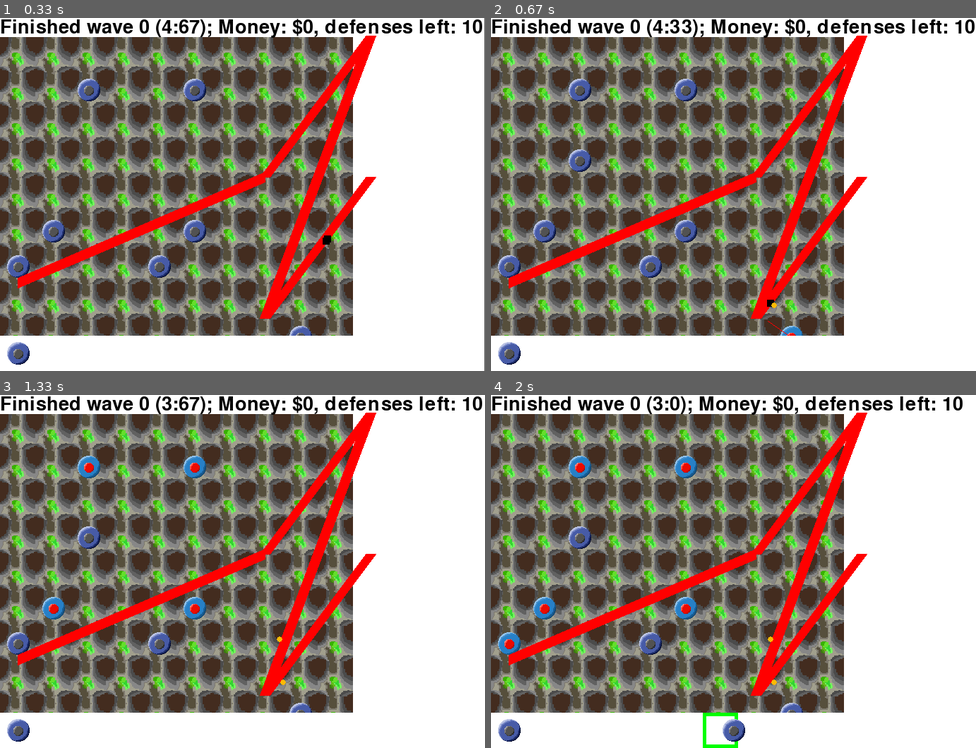
Above: before the commit, frames 1-4 (two rows, left to right).
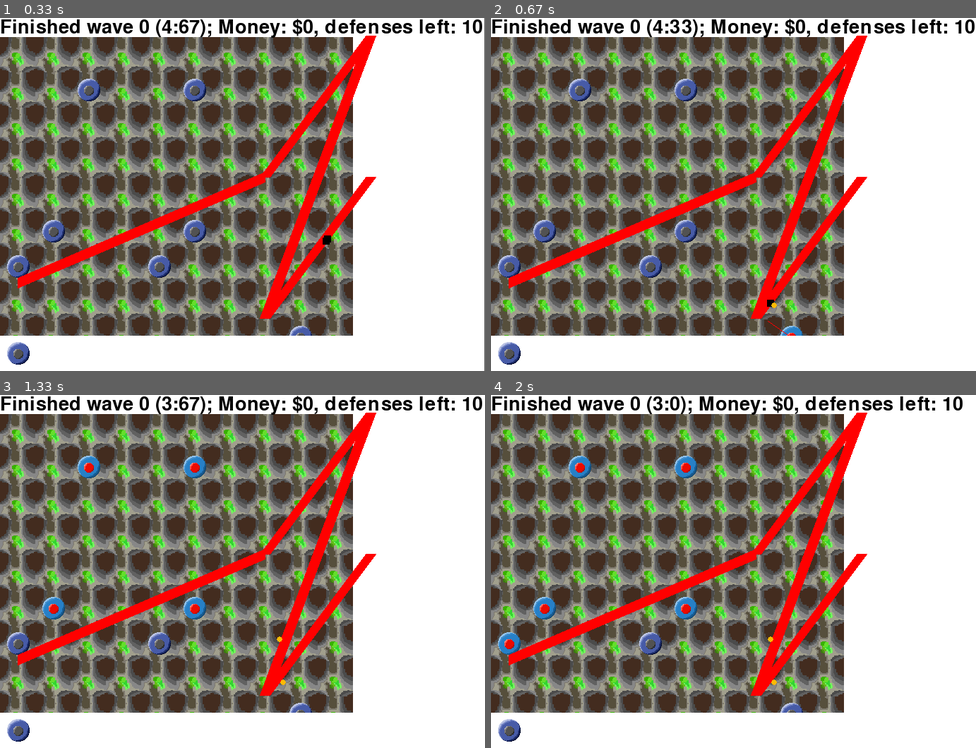
Above: after the commit, the same moments.

Repository: sillypantscoder/pygametowerdefense
Game: pygame game, started from main.py
The game is run twice, just before and just after one commit, with the same random seed, the same clock (stepped at 60 frames per second) and the same inputs.
Inputs (mouse positions are in pixels of both pictures, inside the frame that each line leads up to):
- Up to frame 1 (0.33 s): no input
- Up to frame 2 (0.67 s): press the mouse at (733, 353) at 0.37 s; move the mouse to (655, 247) at 0.47 s; release the mouse at (583, 141) at 0.6 s
- Up to frame 3 (1.33 s): no input
- Up to frame 4 (2 s): click (733, 730) at 1.72 s

Frame 1 is identical in both runs. In frame 2, 0.2% of the frame differs, in the area x 16-21%, y 37-44%; in frame 3, 0.2%; in frame 4, 0.7%, in the area x 16-53%, y 37-100%.

Commit message:
Fixed dragging

Diff:
--- a/main.py
+++ b/main.py
@@ -99,8 +99,10 @@
 		return r
 	def initcustom(self):
 		self.ticks = 255
+		self.totalticks = 250
 	def tickcustom(self):
-		if self.ticks < 255:
+		self.totalticks -= 1
+		if self.ticks < 255 or self.totalticks <= 0:
 			self.ticks -= 4
 		elif dist(pygame.mouse.get_pos(), cellnos_to_pixels(*self.pos)) < 3:
 			self.ticks = 254
@@ -125,14 +127,16 @@
 	"tower_active": pygame.transform.scale(pygame.image.load("tower_active.png"), (CELLSIZE, CELLSIZE)),
 	"tower": pygame.transform.scale(pygame.image.load("tower.png"), (CELLSIZE, CELLSIZE))
 }
-tower_row_rect = pygame.Rect(0, SCREENSIZE[1] - CELLSIZE, SCREENSIZE[0], CELLSIZE)
 tower_row = [{"id": 99, "image": "tower", "cost": 3}]
 dragging_thing = None
 
 c = pygame.time.Clock()
 running = True
 while running:
-	pos = pygame.mouse.get_pos()
+	tower_row_rect = pygame.Rect(0, SCREENSIZE[1] - CELLSIZE, SCREENSIZE[0], CELLSIZE)
+	tower_row_rect_mouse = pygame.Rect(0, (SCREENSIZE[1] - CELLSIZE) - FONTHEIGHT, SCREENSIZE[0], CELLSIZE)
+	pos = [*pygame.mouse.get_pos()]
+	pos[1] -= FONTHEIGHT
 	for event in pygame.event.get():
 		if event.type == pygame.QUIT:
 			running = False
@@ -140,27 +144,21 @@
 			SCREENSIZE = [*event.dict["size"]]
 			screen = pygame.display.set_mode(SCREENSIZE, pygame.RESIZABLE)
 		elif event.type == pygame.MOUSEBUTTONDOWN:
-			pos = pygame.mouse.get_pos()
-			if tower_row_rect.collidepoint(*pos):
-				# TODO: check the cost, disallow dragging if they can't afford it.
+			if tower_row_rect_mouse.collidepoint(*pos):
 				idx = (pos[0] - tower_row_rect.left) / SCREENSIZE[0]
 				idx = math.floor(idx)
 				if idx < len(tower_row):
 					dragging_thing = tower_row[idx]
-					continue
-			x = math.floor(pos[0] / CELLSIZE)
-			y = math.floor(pos[1] / CELLSIZE)
-			if money >= 3:
-				BOARD[x][y] = 99
-				money -= 3
 		elif event.type == pygame.MOUSEBUTTONUP and dragging_thing != None:
-			pos = pygame.mouse.get_pos()
-			if tower_row_rect.collidepoint(*pos):
+			if tower_row_rect_mouse.collidepoint(*pos):
 				# let go within the tower row, so ignore it.
-				continue
-			x = math.floor(pos[0] / CELLSIZE)
-			y = math.floor(pos[1] / CELLSIZE)
-			BOARD[x][y] = dragging_thing['id']
+				pass
+			else:
+				x = math.floor(pos[0] / CELLSIZE)
+				y = math.floor(pos[1] / CELLSIZE)
+				if money >= 3 and BOARD[x][y] == 0:
+					BOARD[x][y] = dragging_thing['id']
+					money -= 3
 			dragging_thing = None
 	# Drawing
 	screen.fill(WHITE)
@@ -175,10 +173,8 @@
 				# Just ground here, nothing to do.
 				# I'm so bored...
 				pass
-				#pygame.draw.rect(board, BLACK, cellrect, 1)
 				#board.blit(textures["ground"], cellrect)
 			elif BOARD[x][y] == 1:
-				#pygame.draw.rect(board, RED, cellrect)
 				board.blit(textures["tower_active"], cellrect)
 				es = []
 				for e in entities:
@@ -191,7 +187,6 @@
 						e.die()
 						BOARD[x][y] = 99
 			elif BOARD[x][y] < 100:
-				#pygame.draw.rect(board, BLACK, cellrect)
 				board.blit(textures["tower"], cellrect)
 				BOARD[x][y] -= 1
 	screen.blit(board, (0, FONTHEIGHT))
@@ -227,9 +222,12 @@
 	x = math.floor(pos[0] / CELLSIZE)
 	y = math.floor(pos[1] / CELLSIZE)
 	if dragging_thing:
-		drag_target = pygame.Rect(x * CELLSIZE, y * CELLSIZE, CELLSIZE, CELLSIZE)
-		pygame.draw.rect(screen, (0, 255, 0), drag_target, 5)
-		screen.blit(textures[dragging_thing["image"]], [pos[0] - 25, pos[1] - 25])
+		drag_target = pygame.Rect(x * CELLSIZE, (y * CELLSIZE) + FONTHEIGHT, CELLSIZE, CELLSIZE)
+		if money >= 3 and BOARD[x][y] == 0:
+			pygame.draw.rect(screen, (0, 255, 0), drag_target, 5)
+		else:
+			pygame.draw.rect(screen, (255, 0, 0), drag_target, 5)
+		screen.blit(textures[dragging_thing["image"]], [pos[0] - (CELLSIZE / 2), pos[1] + (FONTHEIGHT - (CELLSIZE / 2))])
 	# Flip
 	pygame.display.flip()
 	c.tick(60)
